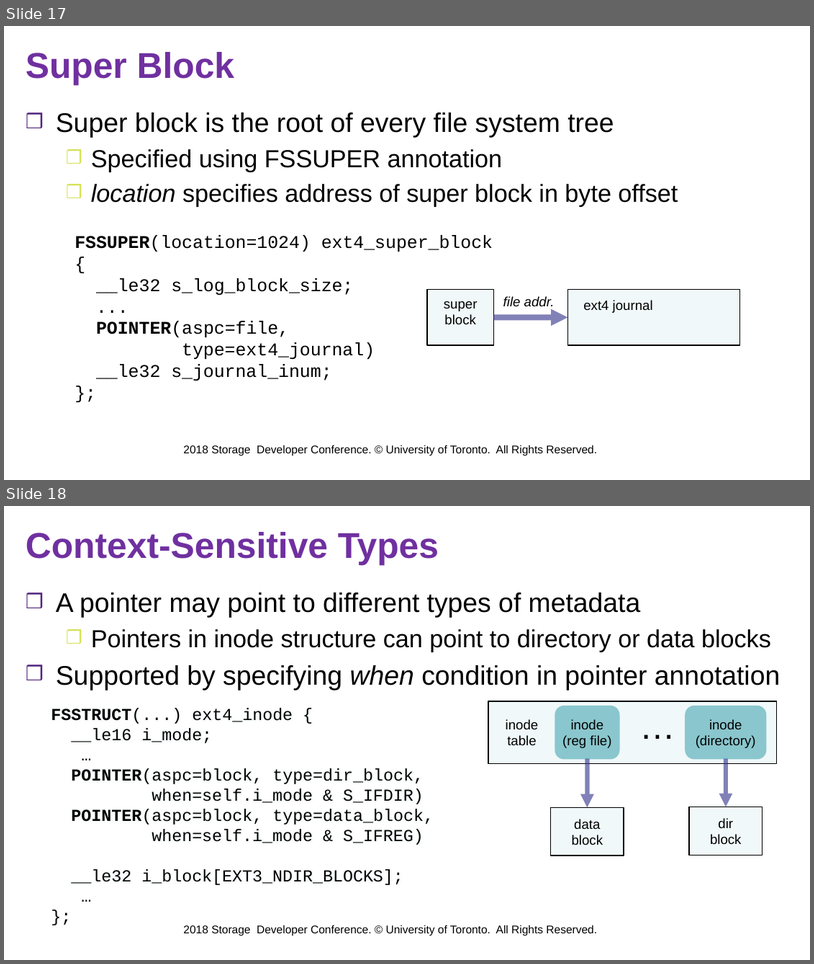
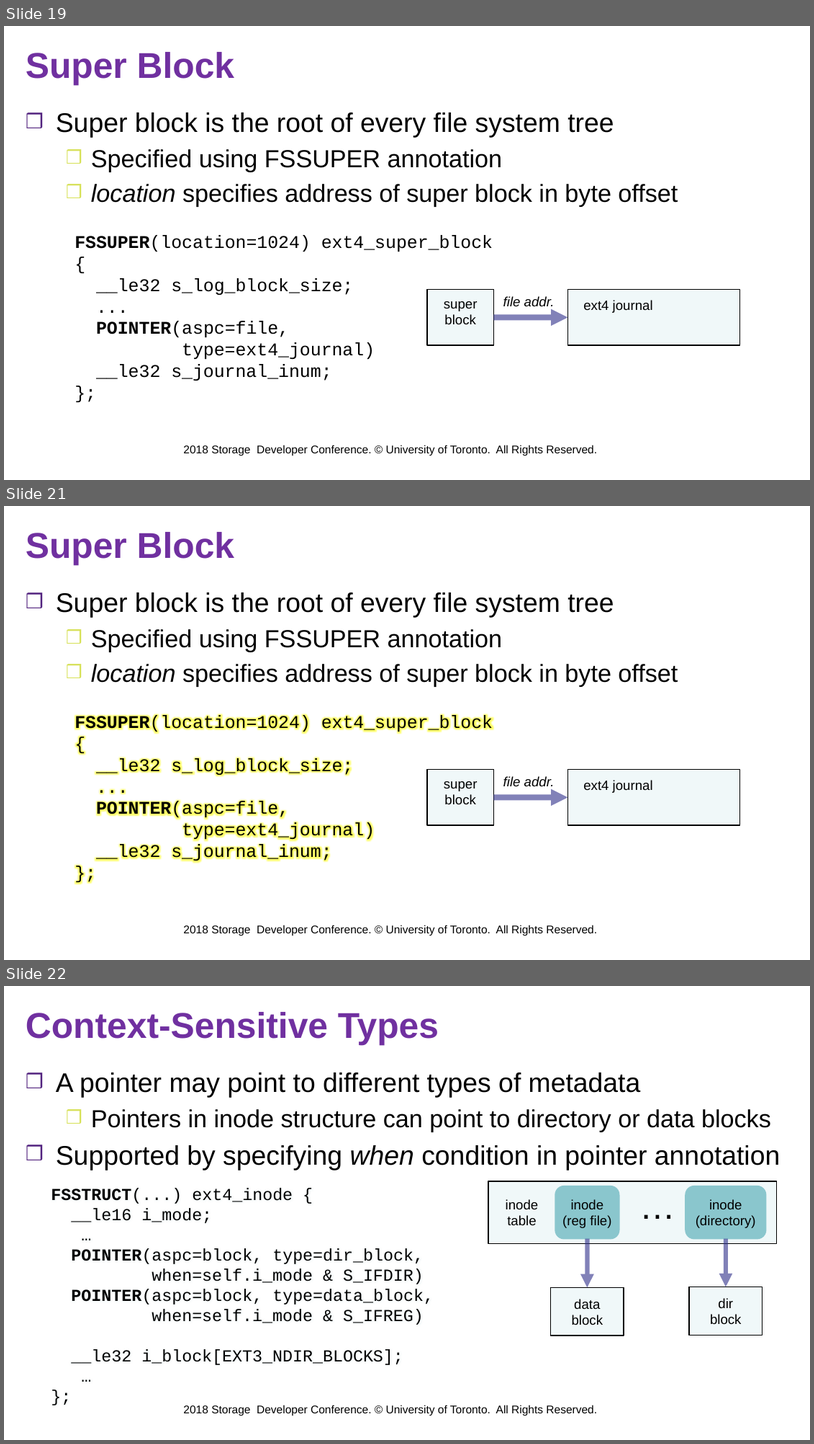
Before and after one commit to jacksun007/spiffy-paper, a slide deck: talk/sdc18_spiffy.pptx. Shown one above the other, each under a label of ours: slides 17 and 18 before the commit, slides 19, 21 and 22 after it; the slides between them are not shown. The pictures are 814x964 and 814x1444 pixels, drawn with LibreOffice and Linux fonts; fonts in the diff are those of the drawing; background and template pictures are left out. Boxes give left, top, right and bottom in pixels: in the first picture for what was removed or moved away, otherwise in the second. Text is boxed around its words. In the diff, an @@ line names an element or a change of style, - is before the commit and + after.

```diff
--- a/talk/sdc18_spiffy.pptx
+++ b/talk/sdc18_spiffy.pptx
@@ slide 21 added at (4,506,810,960), background #FFFFFF; not listed: 2 template elements that a slide beside it also shows @@
@@ title added at (26,532,235,565), 32 pt, text #7030A0, bold @@
+Super Block
@@ text added at (56,592,678,686), 22 pt, text #000000 @@
+❒ Super block is the root of every file system tree
+  ❒ Specified using FSSUPER annotation
+  ❒ location specifies address of super block in byte offset
@@ text added at (75,715,493,862), 16 pt, text #000000 @@
+FSSUPER(location=1024) ext4_super_block {
+__le32 s_log_block_size;
+...
+POINTER(aspc=file,
+type=ext4_journal)
+__le32 s_journal_inum;
+};
@@ group added at (427,769,741,824): 3 texts, 2 rectangles, 1 arrow @@
+super block
+ext4 journal
+file addr.
@@ what was slide 17 is now slide 19 @@
@@ what was slide 18 is now slide 22 @@
```
Also in this commit, not shown: 6 slides changed, 8 other slides added.
